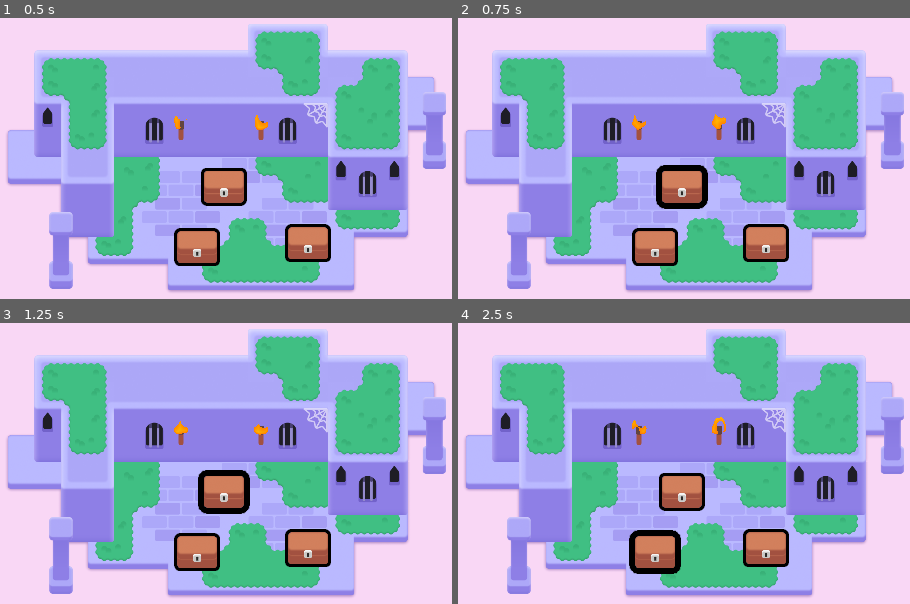
Above: before the commit, frames 1-4 (two rows, left to right).
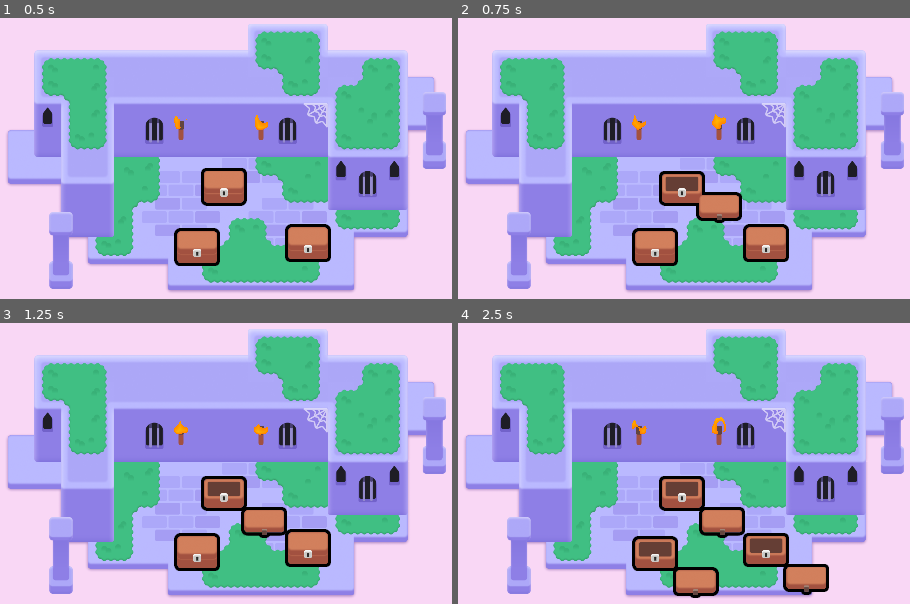
Above: after the commit, the same moments.

Repository: 0Nott/2d-GameDev-Course
Game: Godot game, scene res://lessons/mini_dungeon.tscn
Two runs of this game, one before a commit and one after it. Both use one fixed random seed, a clock stepped at 60 frames per second and the inputs below.
Inputs (mouse positions are in pixels of both pictures, inside the frame that each line leads up to):
- Up to frame 1 (0.5 s): no input
- Up to frame 2 (0.75 s): tap Enter at 0.5 s; move the mouse to (684, 186) at 0.52 s; press the mouse at (684, 186) at 0.53 s; hold D (move_right) from 0.53 s (still down)
- Up to frame 3 (1.25 s): keep holding D (move_right); tap Space at 0.77 s
- Up to frame 4 (2.5 s): move the mouse to (765, 547) at 1.27 s; release D (move_right) at 1.28 s; release the mouse at (765, 547) at 1.28 s; hold S (move_down) 1.28-2.03 s; right-click (765, 547) at 1.35 s; click (765, 547) at 1.42 s; tap Space at 1.52 s; move the mouse to (656, 553) at 2.02 s; hold D (move_right) from 2.03 s (still down); tap Z at 2.1 s; click (656, 553) at 2.17 s

Frame 1 is identical in both runs. In frame 2, 2.0% of the frame differs, in the area x 43-63%, y 52-73%; in frame 3, 2.0%; in frame 4, 5.4%, in the area x 37-83%, y 53-98%.

Commit message:
M6L5 Finished

Diff:
--- a/M06.looting_workbook/lessons/chest/chest.gd
+++ b/M06.looting_workbook/lessons/chest/chest.gd
@@ -43,3 +43,28 @@
 func _on_mouse_exited() -> void:
 	var tween := create_tween()
 	tween.tween_method(set_outline_thickness, 6.0, 3.0, 0.08)
+
+func _input_event(viewport: Node, event: InputEvent, shape_index: int):
+	var event_is_mouse_click: bool = (
+		event is InputEventMouseButton and
+		event.button_index == MOUSE_BUTTON_LEFT and
+		event.is_pressed()
+	)
+
+	if event_is_mouse_click:
+		open()
+
+var is_open := false
+
+@onready var animation_player: AnimationPlayer = $AnimationPlayer
+func open() -> void:
+	if is_open:
+		return
+
+	is_open = true
+
+	if animation_player.assigned_animation == "open":
+		return
+
+	input_pickable = false
+	animation_player.play("open")
--- a/M06.looting_workbook/project.godot
+++ b/M06.looting_workbook/project.godot
@@ -16,6 +16,11 @@
 config/features=PackedStringArray("4.2", "Forward Plus")
 config/icon="res://icon_looting.png"
 
+[autoload]
+
+UITestPanel="*res://addons/gdquest_practice_framework/tester/ui_test_panel.tscn"
+Metadata="*res://addons/gdquest_practice_framework/practice_solutions/metadata.gd"
+
 [display]
 
 window/size/viewport_width=1920
@@ -24,6 +29,10 @@
 window/size/window_width_override=1152
 window/size/window_height_override=648
 window/stretch/mode="canvas_items"
+
+[editor_plugins]
+
+enabled=PackedStringArray("res://addons/gdquest_practice_framework/plugin.cfg")
 
 [input]
 
